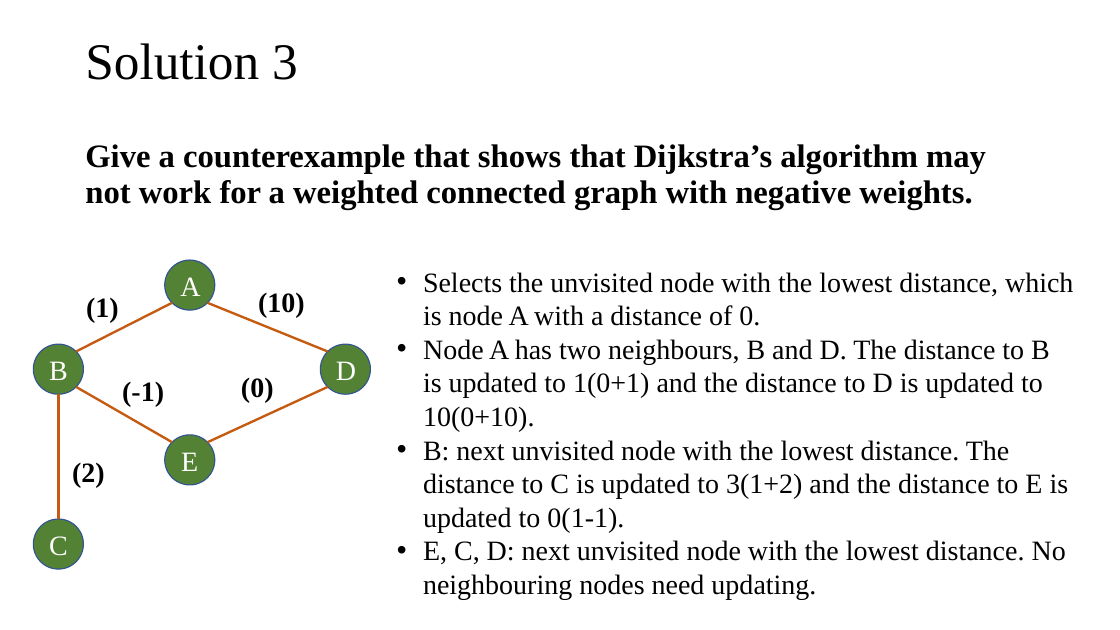
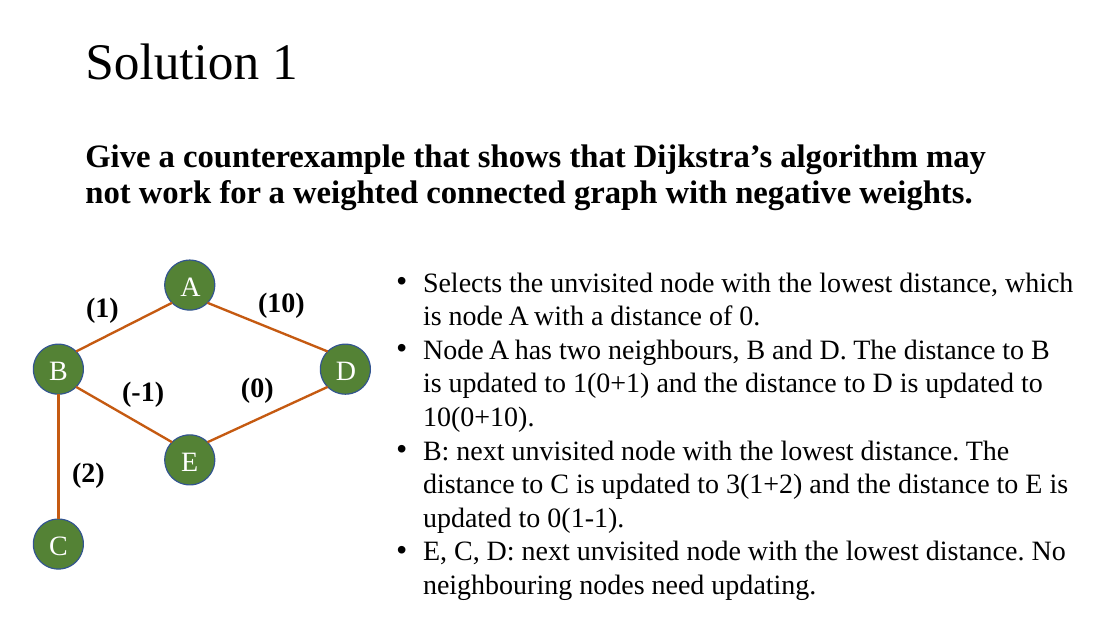
Before and after one commit to tamlhp/2801ict, a slide deck: slide 3 of week-9&10/problem-set/2801ict-week9&10.pptx (slide 25 before the commit). Drawn at 1120x630 pixels with LibreOffice and Linux fonts; fonts in the diff are those of the drawing. Boxes give left, top, right and bottom in pixels: in the first picture for what was removed or moved away, otherwise in the second. Text is boxed around its words. In the diff, an @@ line names an element or a change of style, - is before the commit and + after.

```diff
--- a/week-9&10/problem-set/2801ict-week9&10.pptx
+++ b/week-9&10/problem-set/2801ict-week9&10.pptx
@@ title at (85, 43, 298, 80): text changed @@
-Solution 3
+Solution 1
```
Also in this commit, not shown: 23 other slides changed, 26 slides removed.
